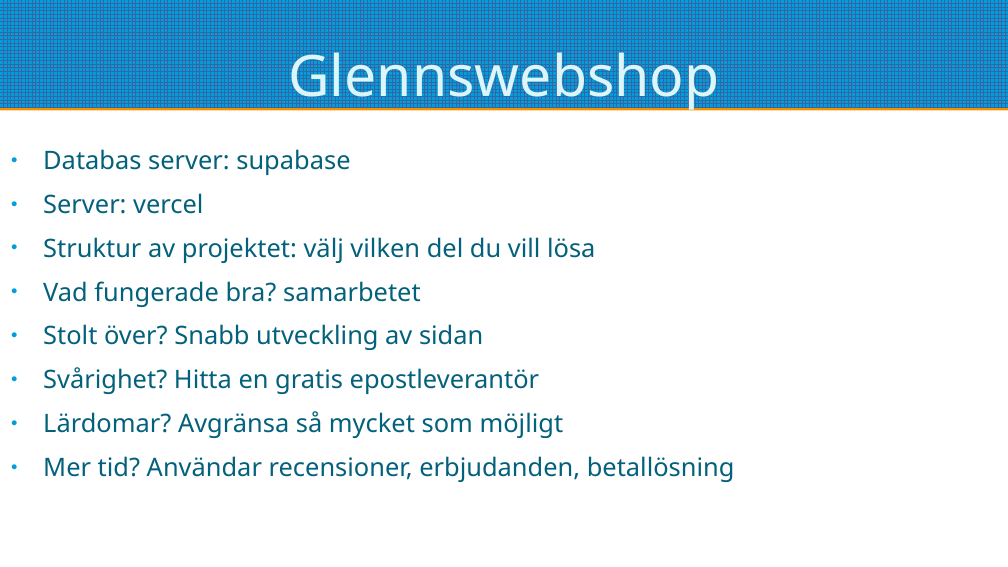
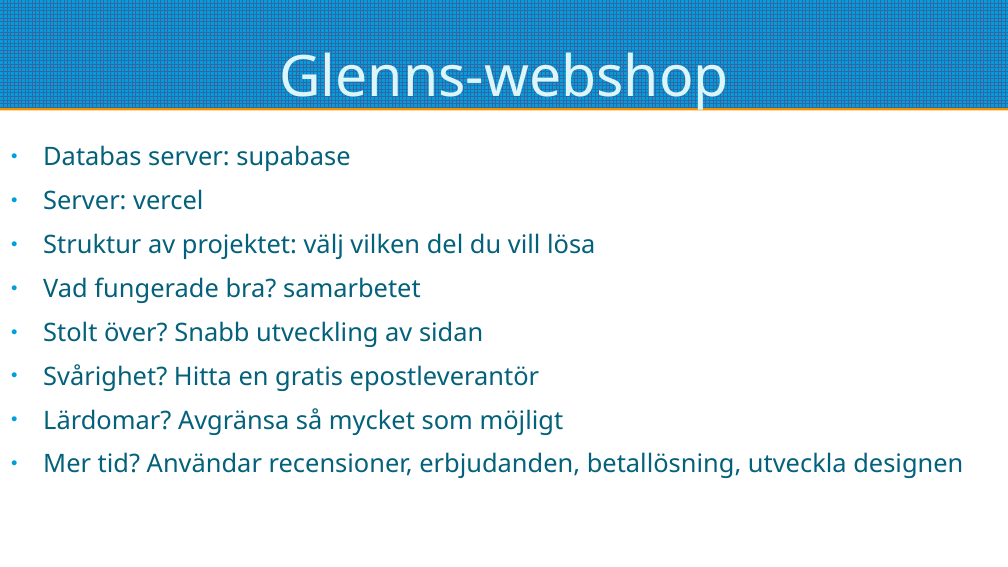
Before and after one commit to pontusOlssonGit/glenns-webshop, a slide deck: slide 4 of redovisning.odp (slide 3 before the commit). Drawn at 1008x567 pixels with LibreOffice and Linux fonts; fonts in the diff are those of the drawing. Boxes give left, top, right and bottom in pixels: in the first picture for what was removed or moved away, otherwise in the second. Text is boxed around its words. In the diff, an @@ line names an element or a change of style, - is before the commit and + after.

```diff
--- a/redovisning.odp
+++ b/redovisning.odp
@@ title at bbox=[279, 42, 729, 111]: text changed @@
-Glennswebshop
+Glenns-webshop
@@ text at bbox=[43, 452, 963, 478]: text changed @@
-● Mer tid? Användar recensioner, erbjudanden, betallösning
+● Mer tid? Användar recensioner, erbjudanden, betallösning, utveckla designen
```
Also in this commit, not shown: 7 other slides changed, 2 other files.
